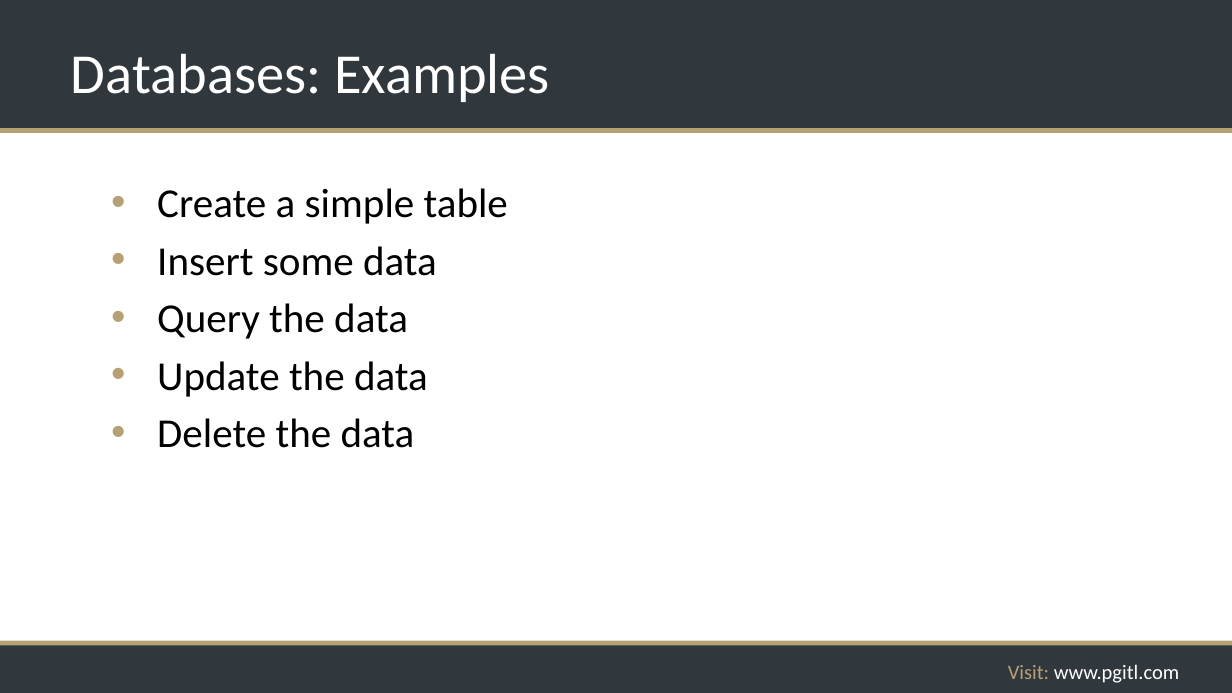
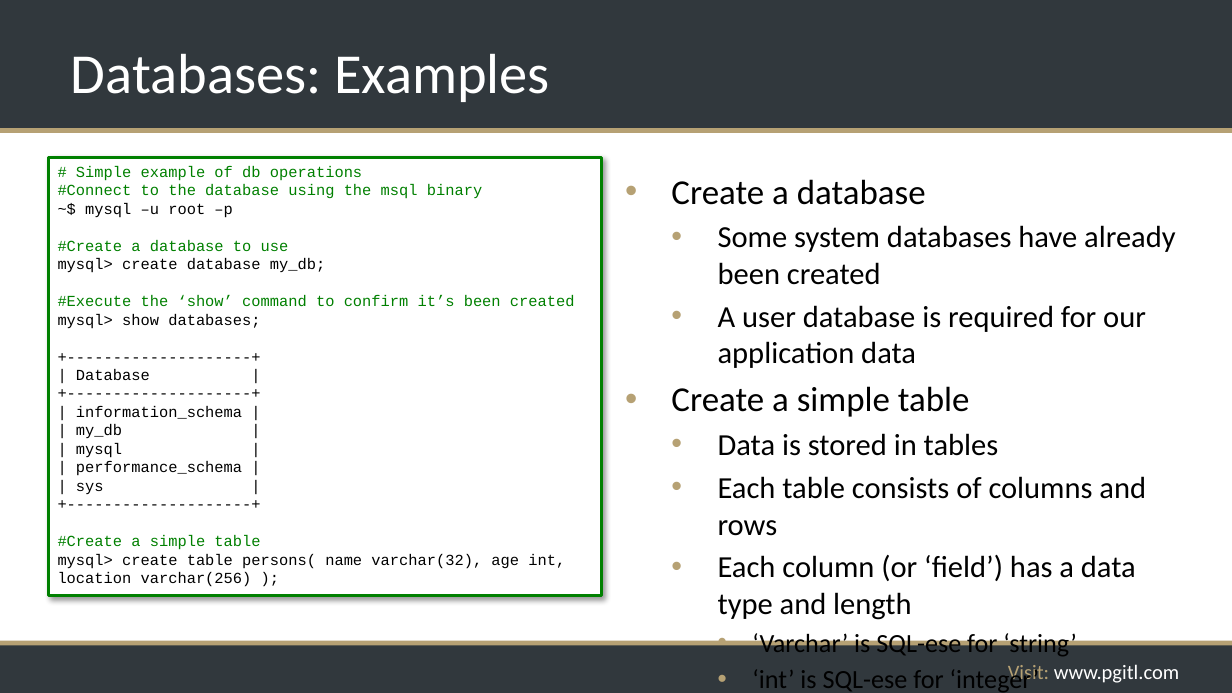
Before and after one commit to rikkouri/project-a, a slide deck: slide 150 of Programming Foundations.pptx. Drawn at 1232x693 pixels with LibreOffice and Linux fonts; fonts in the diff are those of the drawing; background and template pictures are left out. Boxes give left, top, right and bottom in pixels: in the first picture for what was removed or moved away, otherwise in the second. Text is boxed around its words. In the diff, an @@ line names an element or a change of style, - is before the commit and + after.

Commit message:
Added more database slides

```diff
--- a/Programming Foundations.pptx
+++ b/Programming Foundations.pptx
@@ rectangle added at [48,157,601,596], fill #FFFFFF, outline #008000 2.25 pt, 12 pt, text #000000 @@
+# Simple example of db operations
+#Connect to the database using the msql binary
+~$ mysql –u root –p
+#Create a database to use
+mysql> create database my_db;
+#Execute the ‘show’ command to confirm it’s been created
+mysql> show databases;
++--------------------+
+| Database |
++--------------------+
+| information_schema |
+| my_db |
+| mysql |
+| performance_schema |
+| sys |
++--------------------+
+#Create a simple table
+mysql> create table persons( name varchar(32), age int, location varchar(256) );
@@ text "Create a database": place and size @@
-text "Create a database" at [157,188,508,448]
+text "Create a database" at [671,179,1176,692]
@@ text at [671,179,1176,368]: paragraphs added @@
+• Create a database
+  • Some system databases have already been created
+  • A user database is required for our application data
@@ text at [671,386,970,417]: size 32 to 27.2 pt in "Create a simple table" @@
@@ text at [718,433,1146,692]: text changed; size 32 to 23.8 pt @@
-• Insert some data
-• Query the data
-• Update the data
-• Delete the data
+  • Data is stored in tables
+  • Each table consists of columns and rows
+  • Each column (or ‘field’) has a data type and length
+    • ‘Varchar’ is SQL-ese for ‘string’
+    • ‘int’ is SQL-ese for ‘integer’
```
Also in this commit, not shown: 3 other slides changed, 8 slides added, 1 other file.
